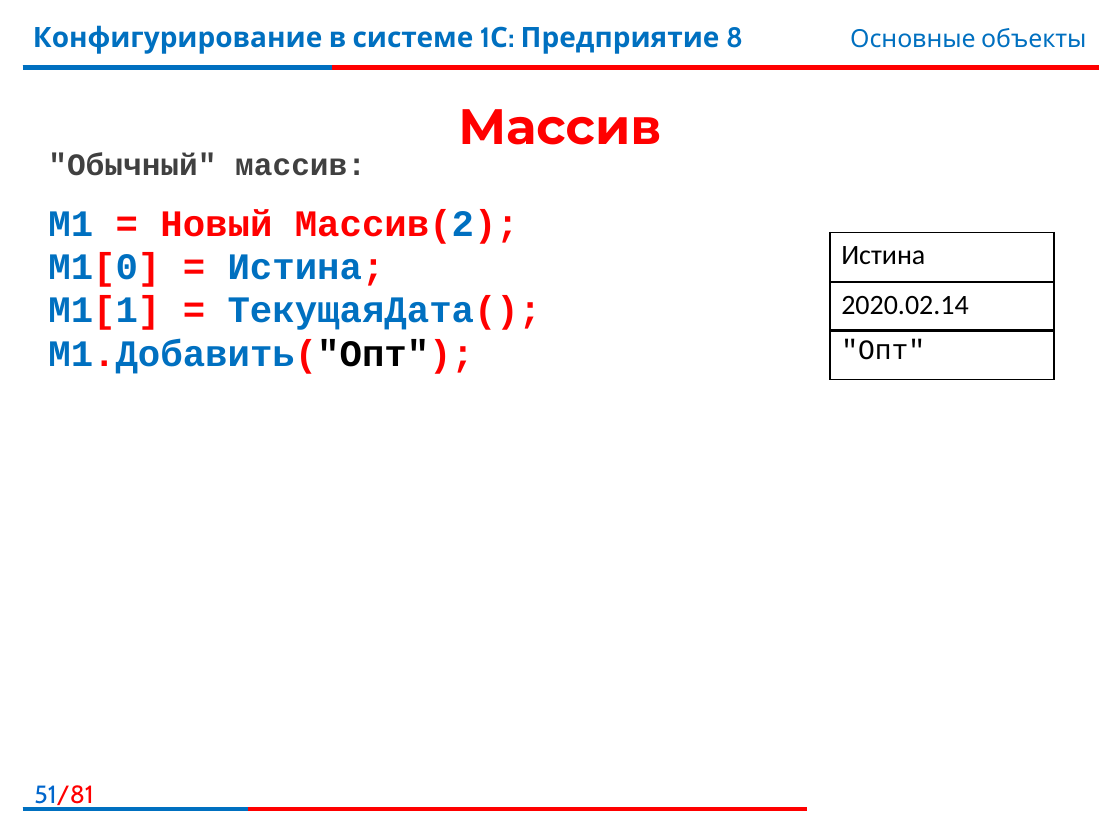
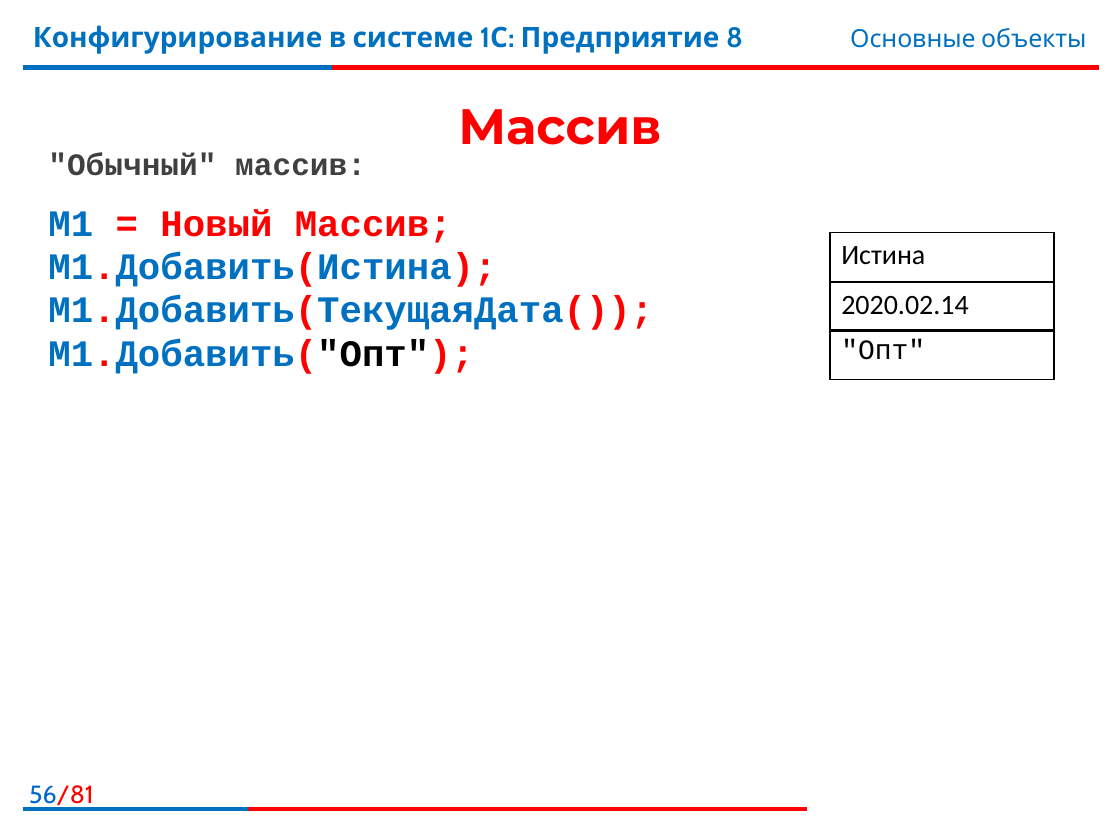
Before and after one commit to bestteacher-1c/documents_compl_kurs, a slide deck: slide 56 of Занятие_03/Иллюстрации3.pptx (slide 51 before the commit). Drawn at 1120x840 pixels with LibreOffice and Linux fonts; fonts in the diff are those of the drawing; background and template pictures are left out. Boxes give left, top, right and bottom in pixels: in the first picture for what was removed or moved away, otherwise in the second. Text is boxed around its words. In the diff, an @@ line names an element or a change of style, - is before the commit and + after.

```diff
--- a/Занятие_03/Иллюстрации3.pptx
+++ b/Занятие_03/Иллюстрации3.pptx
@@ text at <box>48,209,653,330</box>: text changed @@
-М1 = Новый Массив(2);
-М1[0] = Истина;
-М1[1] = ТекущаяДата();
+М1 = Новый Массив;
+М1.Добавить(Истина);
+М1.Добавить(ТекущаяДата());
@@ page number at <box>29,785,94,808</box>: text changed @@
-51/81
+56/81
```
Also in this commit, not shown: 4 other slides changed, 1 slide added, 9 other files.
